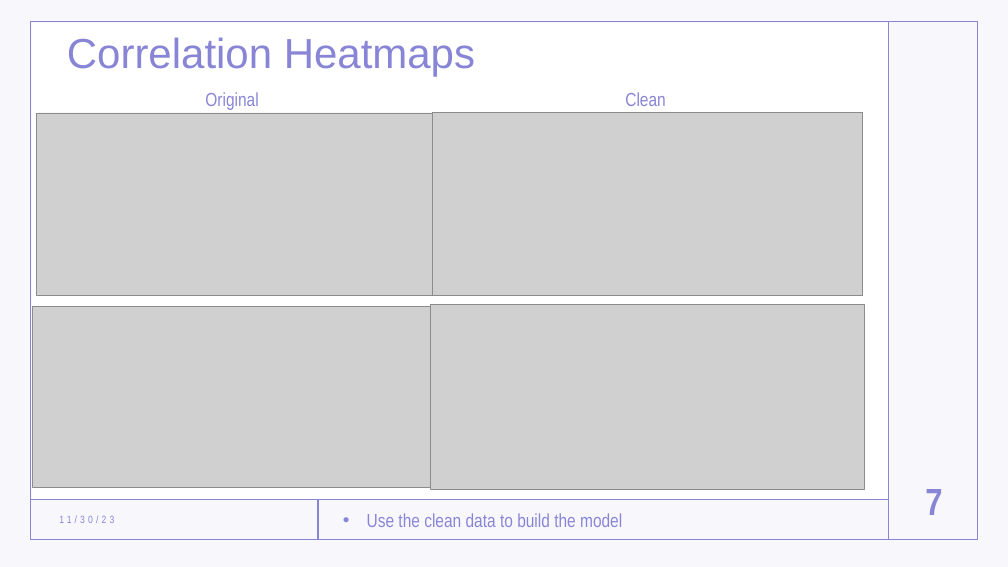
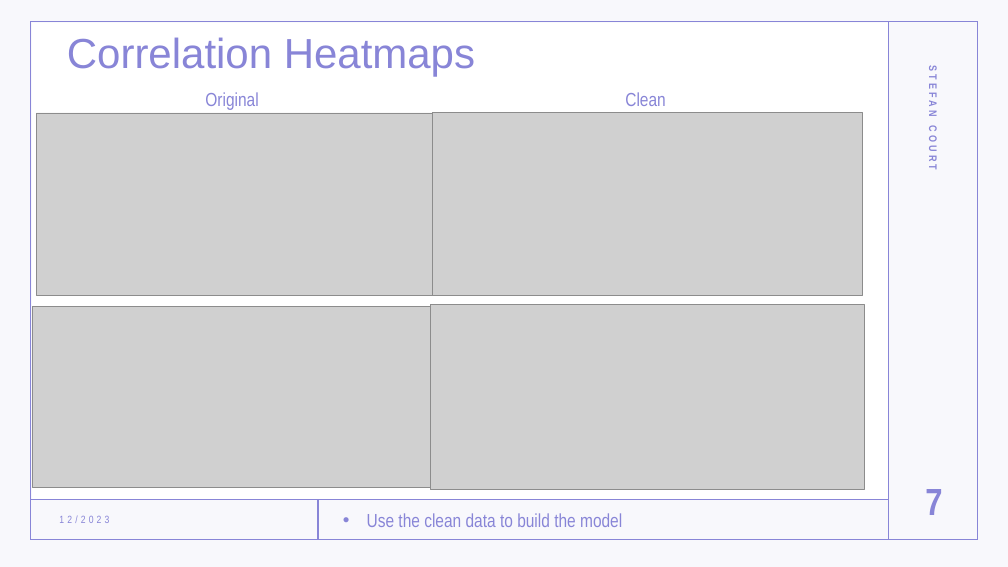
Before and after one commit to stefancourt/Churn-Prediction, a slide deck: slide 7 of Churn Prediction Presentation.pptx. Drawn at 1008x567 pixels with LibreOffice and Linux fonts; fonts in the diff are those of the drawing; grey boxes stand for pictures. Boxes give left, top, right and bottom in pixels: in the first picture for what was removed or moved away, otherwise in the second. Text is boxed around its words. In the diff, an @@ line names an element or a change of style, - is before the commit and + after.

```diff
--- a/Churn Prediction Presentation.pptx
+++ b/Churn Prediction Presentation.pptx
@@ text added at (927,74,939,169), 10.5 pt, text #8885D7, bold @@
+STEFAN COURT
@@ text at (59,515,109,523): text changed @@
-11/30/23
+12/2023
```
Also in this commit, not shown: 8 other slides changed.
